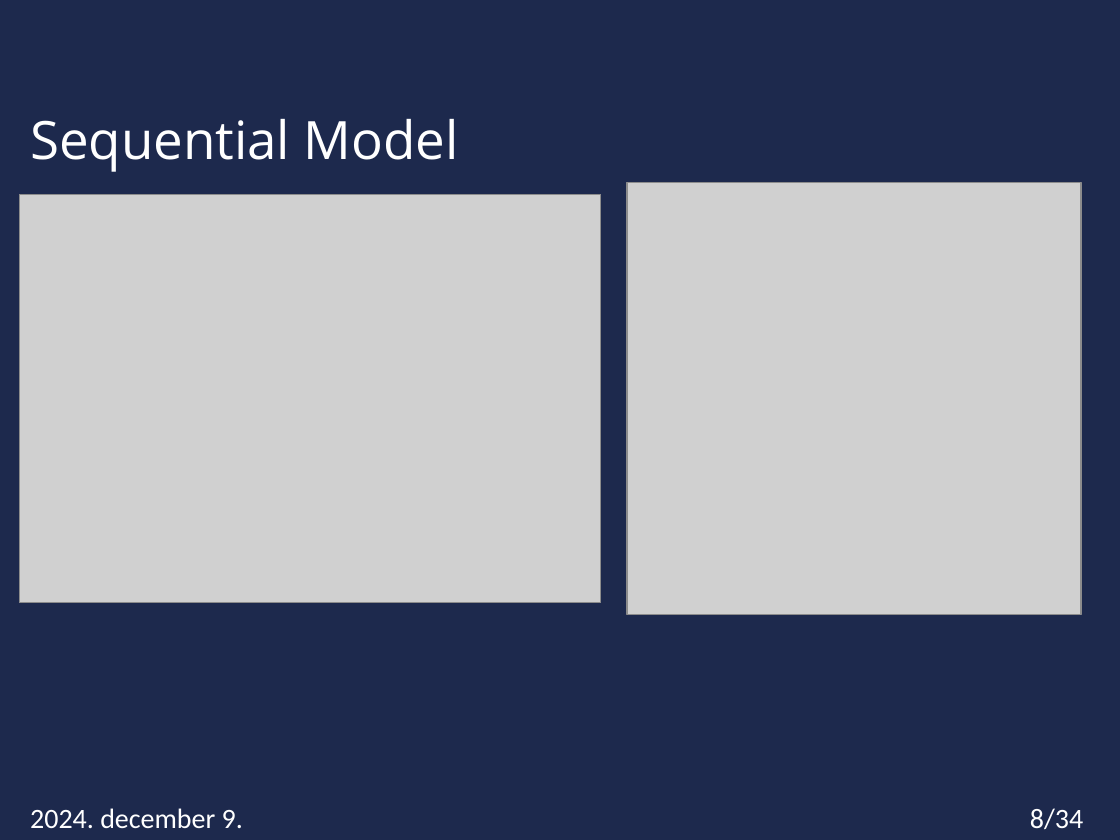
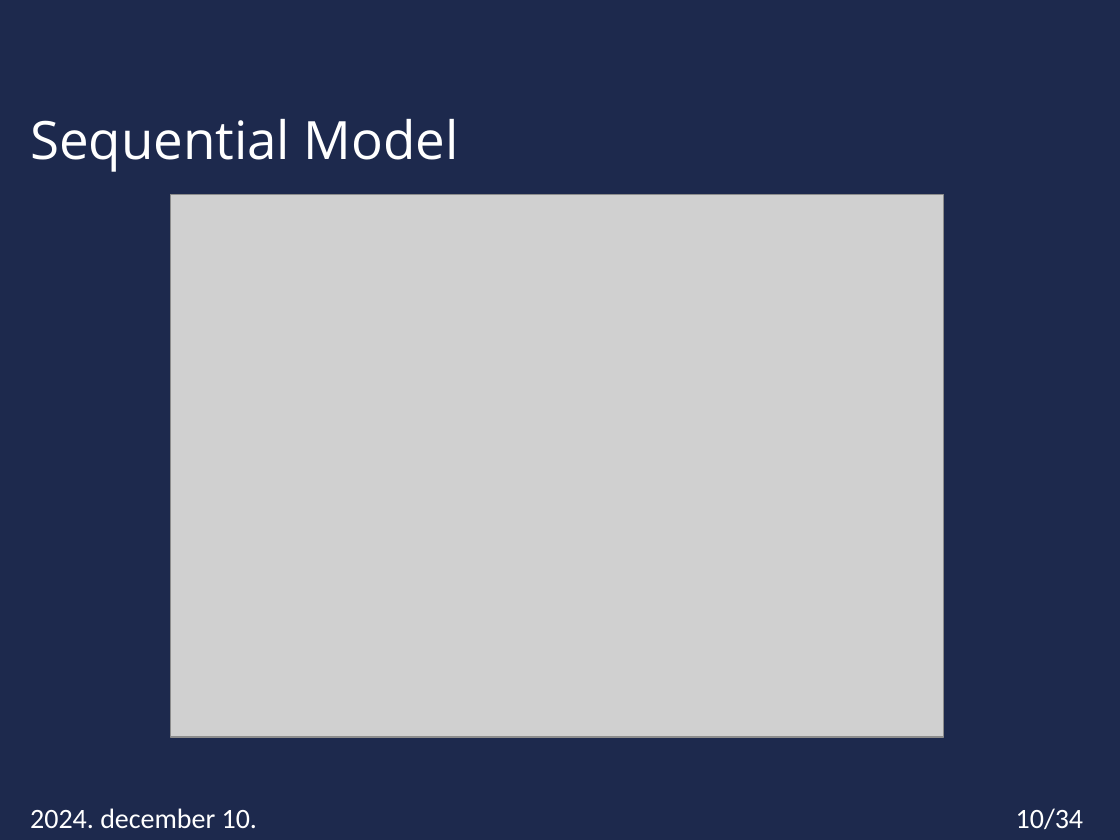
Before and after one commit to Miskota/Kaggle-laptop, a slide deck: slide 10 of laptop_regression.pptx (slide 8 before the commit). Drawn at 1120x840 pixels with LibreOffice and Linux fonts; fonts in the diff are those of the drawing; grey boxes stand for pictures; background and template pictures are left out. Boxes give left, top, right and bottom in pixels: in the first picture for what was removed or moved away, otherwise in the second. Text is boxed around its words. In the diff, an @@ line names an element or a change of style, - is before the commit and + after.

```diff
--- a/laptop_regression.pptx
+++ b/laptop_regression.pptx
@@ picture: place and size @@
-picture at [19, 194, 600, 603]
+picture at [170, 194, 943, 737]
@@ picture removed at [627, 183, 1081, 615] @@
@@ text at [30, 808, 257, 828]: text changed @@
-2024. december 9.
+2024. december 10.
@@ page number at [1016, 808, 1083, 830]: text changed @@
-8/34
+10/34
```
Also in this commit, not shown: 6 other slides changed, 5 slides added, 2 slides removed, 7 other files.
